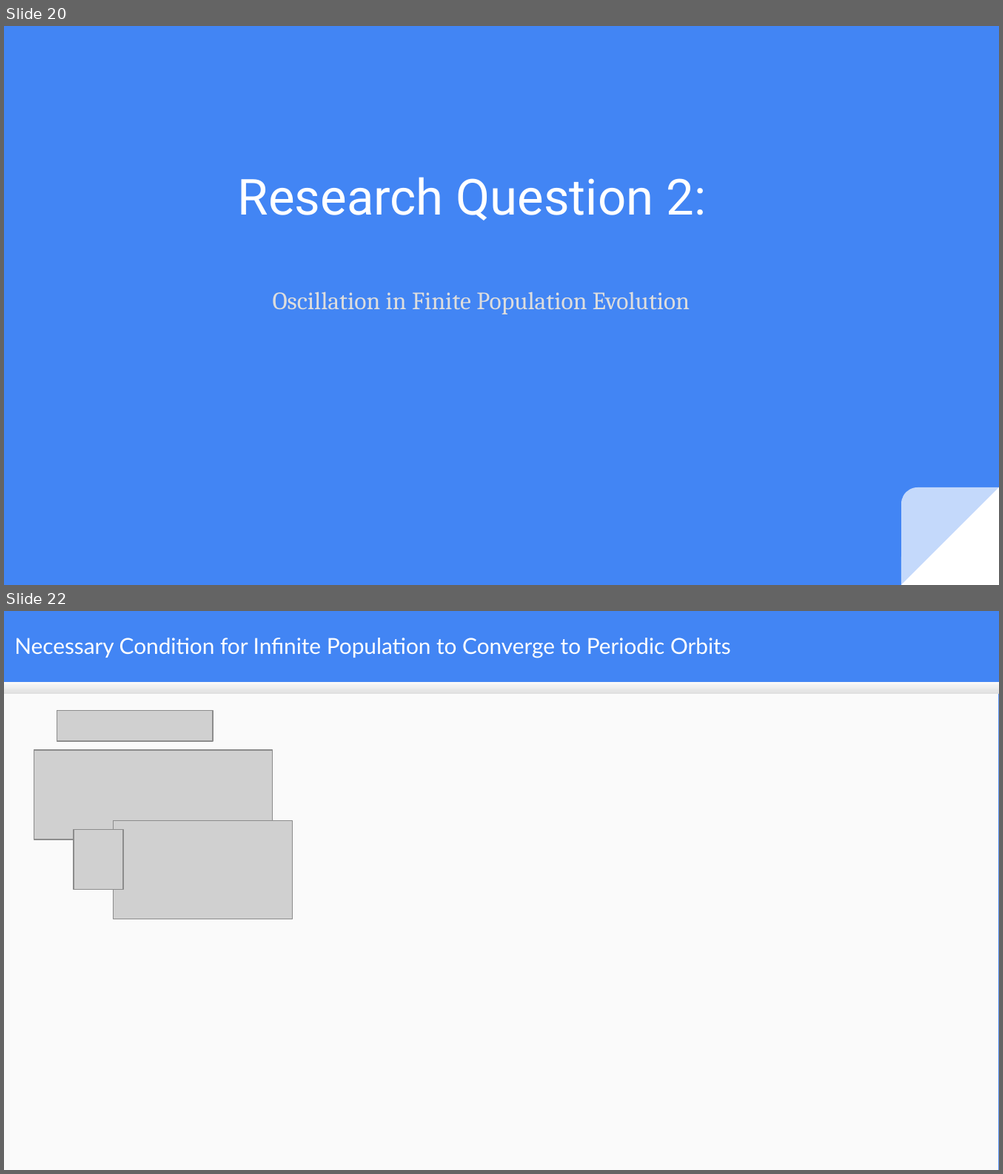
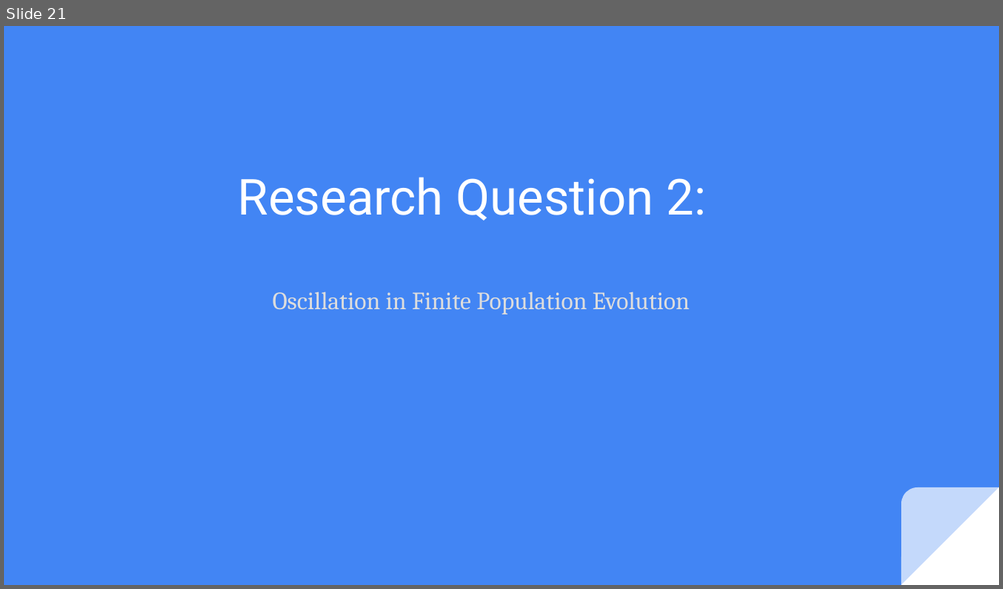
Before and after one commit to mduwalsh/project, a slide deck: thesis_slides_mahendra.odp. Shown one above the other, each under a label of ours: slides 20 and 22 before the commit, slide 21 after it; the slides between them are not shown. The pictures are 1003x1174 and 1003x589 pixels, drawn with LibreOffice and Linux fonts; fonts in the diff are those of the drawing; grey boxes stand for pictures. Boxes give left, top, right and bottom in pixels: in the first picture for what was removed or moved away, otherwise in the second. Text is boxed around its words. In the diff, an @@ line names an element or a change of style, - is before the commit and + after.

```diff
--- a/thesis_slides_mahendra.odp
+++ b/thesis_slides_mahendra.odp
@@ slide 22 removed at bbox=[4, 611, 999, 1170], background #4285F4 @@
@@ title removed at bbox=[14, 638, 731, 658] @@
-Necessary Condition for Infinite Population to Converge to Periodic Orbits
@@ rectangle removed at bbox=[4, 683, 998, 1170] @@
@@ rectangle removed at bbox=[4, 683, 999, 695] @@
@@ picture removed at bbox=[57, 710, 213, 741] @@
@@ picture removed at bbox=[34, 750, 273, 840] @@
@@ picture removed at bbox=[74, 830, 123, 889] @@
@@ picture removed at bbox=[114, 821, 293, 920] @@
@@ what was slide 20 is now slide 21 @@
```
Also in this commit, not shown: 9 slides changed, 5 slides added, 1 other slide removed.
